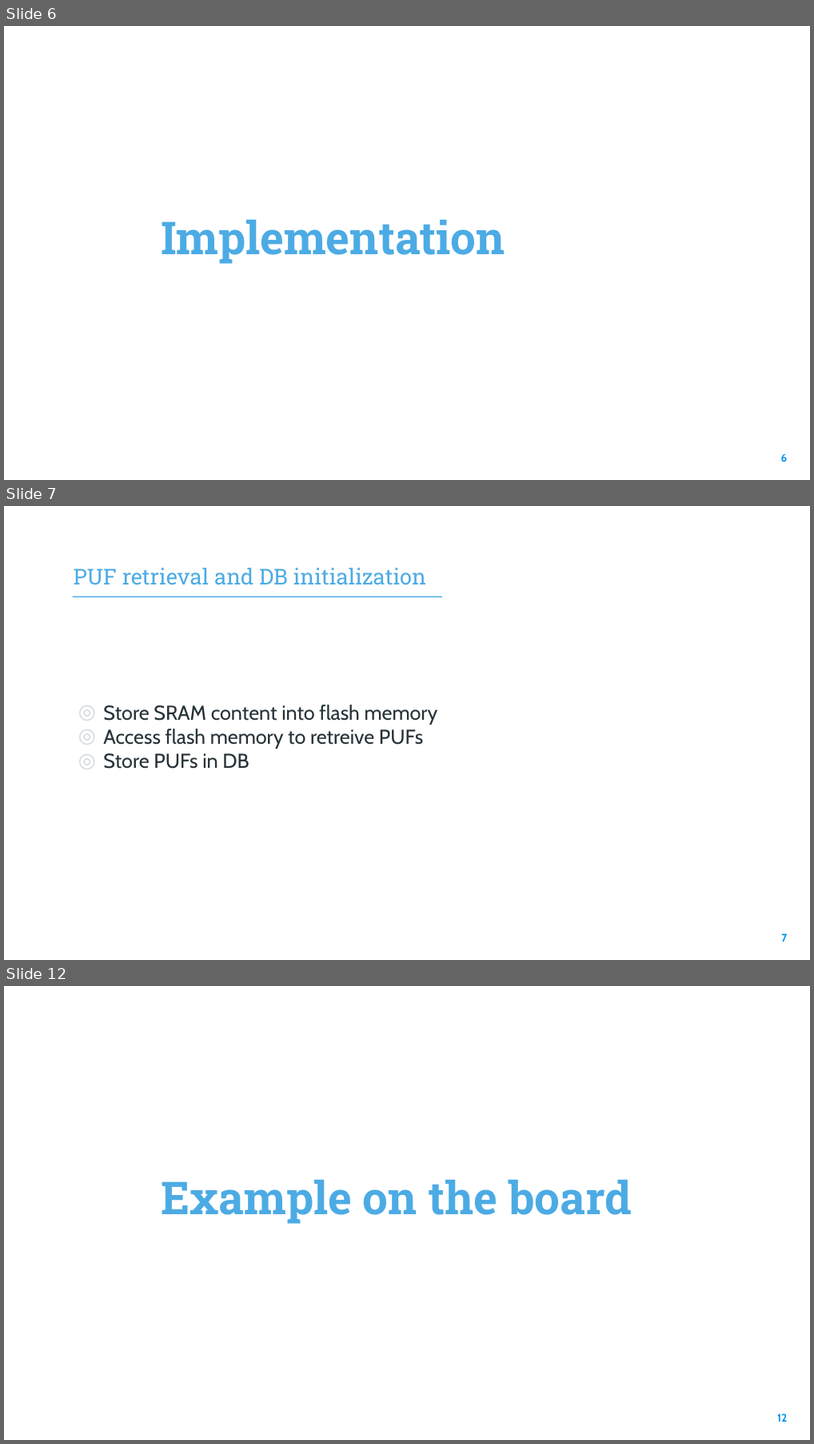
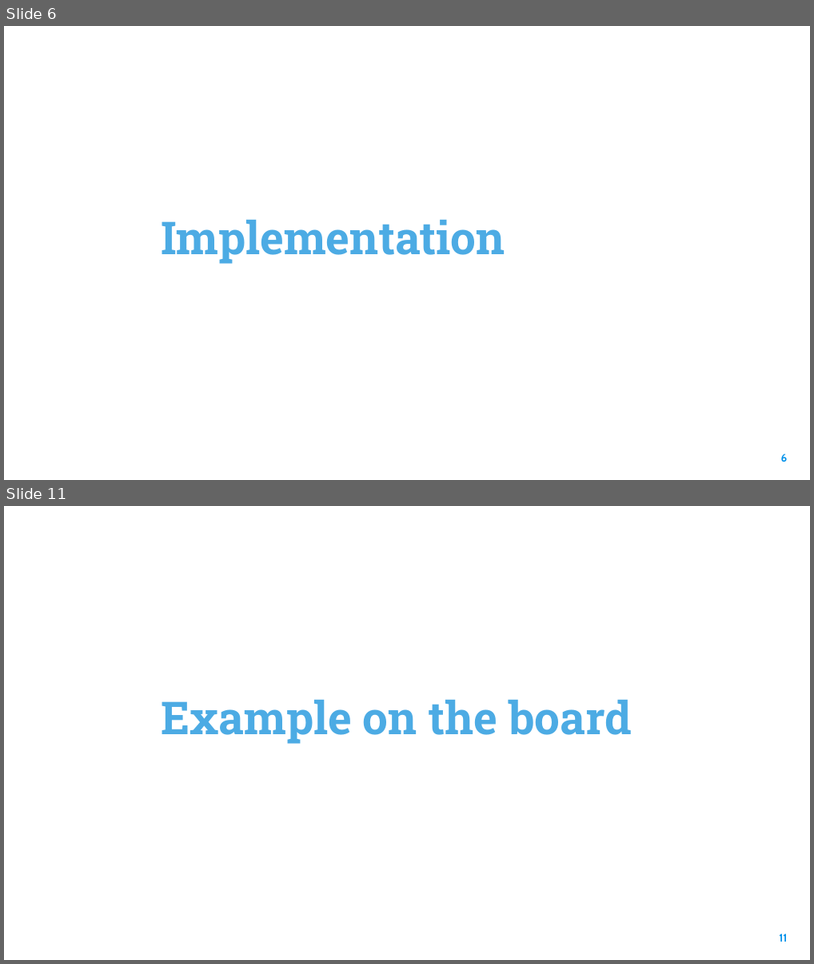
Before and after one commit to elenaroncolino/SEcube-code, a slide deck: Design and Development of a RAM-based PUF.pptx. Shown one above the other, each under a label of ours: slides 6, 7 and 12 before the commit, slides 6 and 11 after it; the slides between them are not shown. The pictures are 814x1444 and 814x964 pixels, drawn with LibreOffice and Linux fonts; fonts in the diff are those of the drawing; background and template pictures are left out. Boxes give left, top, right and bottom in pixels: in the first picture for what was removed or moved away, otherwise in the second. Text is boxed around its words. In the diff, an @@ line names an element or a change of style, - is before the commit and + after.

```diff
--- a/Design and Development of a RAM-based PUF.pptx
+++ b/Design and Development of a RAM-based PUF.pptx
@@ slide 7 removed at (x1=4, y1=506, x2=810, y2=960), background picture (left out) @@
@@ text removed at (x1=74, y1=568, x2=426, y2=585) @@
-PUF retrieval and DB initialization
@@ line removed from (72, 596) to (442, 596) @@
@@ text removed at (x1=103, y1=704, x2=438, y2=768) @@
-◎ Store SRAM content into flash memory
-◎ Access flash memory to retreive PUFs
-◎ Store PUFs in DB
@@ page number removed at (x1=782, y1=933, x2=787, y2=941) @@
-7
@@ what was slide 12 is now slide 11 @@
@@ page number at (x1=779, y1=933, x2=787, y2=941): text changed @@
-12
+11
```
Also in this commit, not shown: 3 slides changed, 1 slide added, 1 other slide removed, 4 other files.
